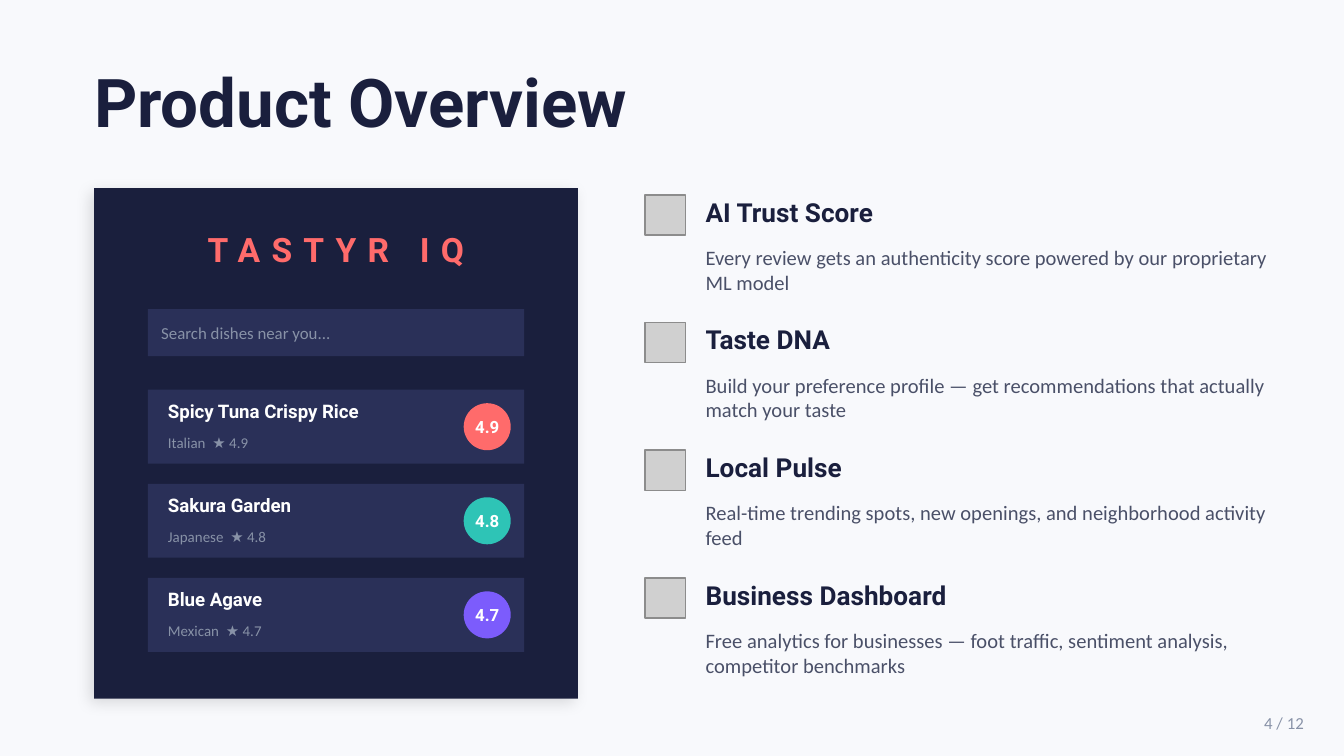
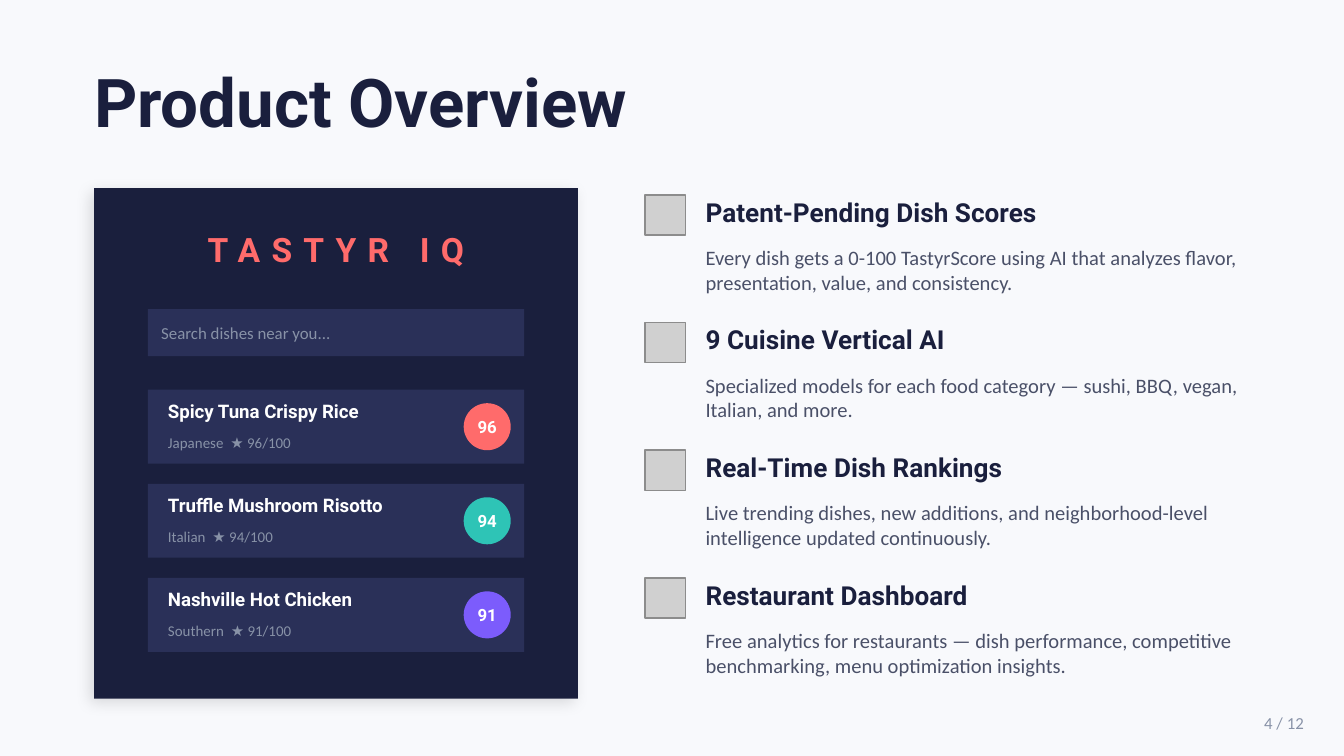
Before and after one commit to alimabsoute/moonlight-analytica, a slide deck: slide 4 of tastyr-iq/strategy/pitch-deck-v1-investor.pptx. Drawn at 1344x756 pixels with LibreOffice and Linux fonts; fonts in the diff are those of the drawing; grey boxes stand for pictures. Boxes give left, top, right and bottom in pixels: in the first picture for what was removed or moved away, otherwise in the second. Text is boxed around its words. In the diff, an @@ line names an element or a change of style, - is before the commit and + after.

```diff
--- a/tastyr-iq/strategy/pitch-deck-v1-investor.pptx
+++ b/tastyr-iq/strategy/pitch-deck-v1-investor.pptx
@@ text at <box>706,202,1036,228</box>: text changed @@
-AI Trust Score
+Patent-Pending Dish Scores
@@ text at <box>706,250,1236,294</box>: text changed @@
-Every review gets an authenticity score powered by our proprietary ML model
+Every dish gets a 0-100 TastyrScore using AI that analyzes flavor, presentation, value, and consistency.
@@ text at <box>706,329,944,350</box>: text changed @@
-Taste DNA
+9 Cuisine Vertical AI
@@ text at <box>706,378,1237,420</box>: text changed @@
-Build your preference profile — get recommendations that actually match your taste
+Specialized models for each food category — sushi, BBQ, vegan, Italian, and more.
@@ text at <box>168,438,291,450</box>: text changed @@
-Italian ★ 4.9
+Japanese ★ 96/100
@@ text at <box>478,421,497,433</box>: text changed @@
-4.9
+96
@@ text at <box>706,457,1002,483</box>: text changed @@
-Local Pulse
+Real-Time Dish Rankings
@@ text at <box>168,498,383,512</box>: text changed @@
-Sakura Garden
+Truffle Mushroom Risotto
@@ text at <box>706,505,1208,549</box>: text changed @@
-Real-time trending spots, new openings, and neighborhood activity feed
+Live trending dishes, new additions, and neighborhood-level intelligence updated continuously.
@@ text at <box>168,532,273,543</box>: text changed @@
-Japanese ★ 4.8
+Italian ★ 94/100
@@ text at <box>478,515,497,527</box>: text changed @@
-4.8
+94
@@ text at <box>168,592,353,606</box>: text changed @@
-Blue Agave
+Nashville Hot Chicken
@@ text at <box>706,585,968,606</box>: text changed @@
-Business Dashboard
+Restaurant Dashboard
@@ text at <box>168,626,292,636</box>: text changed @@
-Mexican ★ 4.7
+Southern ★ 91/100
@@ text at <box>478,609,497,621</box>: text changed @@
-4.7
+91
@@ text at <box>706,633,1231,677</box>: text changed @@
-Free analytics for businesses — foot traffic, sentiment analysis, competitor benchmarks
+Free analytics for restaurants — dish performance, competitive benchmarking, menu optimization insights.
```
Also in this commit, not shown: 1 other slide changed, 9 other files.
